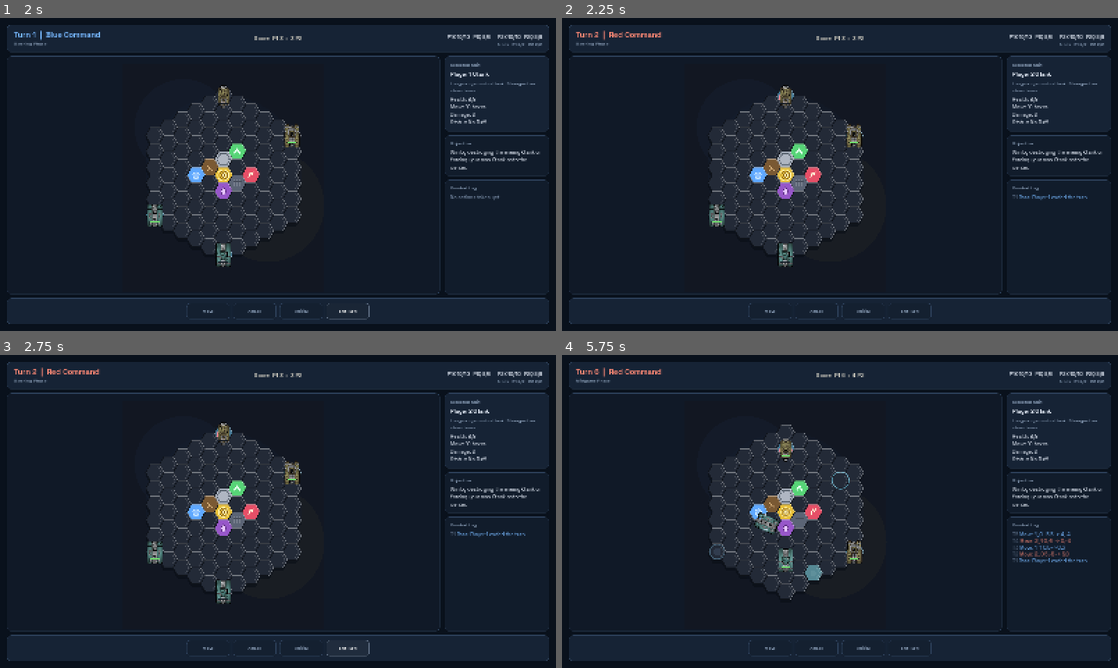
Above: before the commit, frames 1-4 (two rows, left to right).
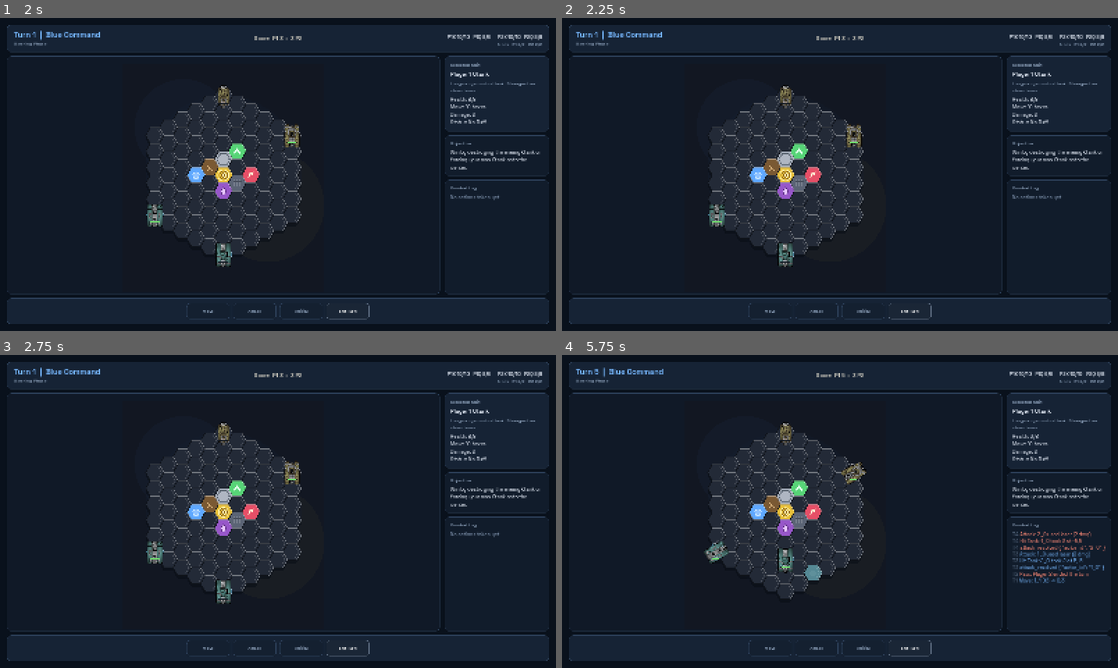
Above: after the commit, the same moments.

Repository: Arvi-Saleque/Hex-Siege-Arena
Game: Godot game, scene res://scenes/boot/boot.tscn
Two runs of this game, one before a commit and one after it. Both use one fixed random seed, a clock stepped at 60 frames per second and the inputs below. Sound files missing from this copy of the repository are replaced by a short silence.
Inputs (mouse positions are in pixels of both pictures, inside the frame that each line leads up to):
- Up to frame 1 (2 s): click "Quick Start Guide" at 0.5 s; click "Start Match" at 1.25 s
- Up to frame 2 (2.25 s): click "End Turn" at 2 s
- Up to frame 3 (2.75 s): no input
- Up to frame 4 (5.75 s): tap Enter at 2.75 s; move the mouse to (962, 495) at 2.77 s; tap M at 2.85 s; click (962, 495) at 2.92 s; tap Space at 3.02, 3.32, 3.77, 4.07, 5, 5.27, 5.57 s; tap P at 3.05, 3.6 s; move the mouse to (728, 527) at 3.52 s; hold A 3.53-4.28 s; tap Z at 3.8, 4.35 s; move the mouse to (895, 442) at 4.27 s; tap R at 4.55, 5.1 s; move the mouse to (812, 574) at 5.02 s; click (812, 574) at 5.17 s; tap H at 5.3 s

Frame 1 is identical in both runs. In frame 2, 0.4% of the frame differs, in the area x 2-95%, y 4-96%; in frame 3, 0.4%; in frame 4, 3.1%, in the area x 2-98%, y 4-96%.

Commit message:
fix: make f3 debug panel an overlay

Diff:
--- a/scripts/ui/match_root.gd
+++ b/scripts/ui/match_root.gd
@@ -241,10 +241,40 @@
 	_event_log.add_theme_font_size_override("normal_font_size", 14)
 	log_layout.add_child(_event_log)
 
+	var overlay_layer := Control.new()
+	overlay_layer.set_anchors_and_offsets_preset(Control.PRESET_FULL_RECT)
+	root_margin.add_child(overlay_layer)
+
+	var overlay_margin := MarginContainer.new()
+	overlay_margin.set_anchors_and_offsets_preset(Control.PRESET_FULL_RECT)
+	overlay_margin.add_theme_constant_override("margin_top", 92)
+	overlay_margin.add_theme_constant_override("margin_right", 0)
+	overlay_margin.add_theme_constant_override("margin_bottom", 88)
+	overlay_layer.add_child(overlay_margin)
+
+	var overlay_row := HBoxContainer.new()
+	overlay_row.size_flags_horizontal = Control.SIZE_EXPAND_FILL
+	overlay_row.size_flags_vertical = Control.SIZE_EXPAND_FILL
+	overlay_margin.add_child(overlay_row)
+
+	var overlay_spacer := Control.new()
+	overlay_spacer.size_flags_horizontal = Control.SIZE_EXPAND_FILL
+	overlay_row.add_child(overlay_spacer)
+
 	_debug_panel = _make_panel_card(COLOR_GOLD.darkened(0.28), COLOR_SURFACE)
 	_debug_panel.visible = false
-	side_rail.add_child(_debug_panel)
-	var debug_margin := _wrap_panel_content(_debug_panel, 16, 14)
+	_debug_panel.custom_minimum_size = Vector2(320, 0)
+	overlay_row.add_child(_debug_panel)
+	var debug_scroll := ScrollContainer.new()
+	debug_scroll.custom_minimum_size = Vector2(0, 360)
+	debug_scroll.size_flags_vertical = Control.SIZE_EXPAND_FILL
+	_debug_panel.add_child(debug_scroll)
+	var debug_margin := MarginContainer.new()
+	debug_margin.add_theme_constant_override("margin_left", 16)
+	debug_margin.add_theme_constant_override("margin_top", 14)
+	debug_margin.add_theme_constant_override("margin_right", 16)
+	debug_margin.add_theme_constant_override("margin_bottom", 14)
+	debug_scroll.add_child(debug_margin)
 	var debug_layout := VBoxContainer.new()
 	debug_layout.add_theme_constant_override("separation", 8)
 	debug_margin.add_child(debug_layout)
@@ -566,7 +596,8 @@
 		_controller_label(AppState.current_match_config.player_one_ai.controller_type),
 		_controller_label(AppState.current_match_config.player_two_ai.controller_type),
 	]
-	_debug_panel.visible = _debug_visible
+	if _debug_panel != null:
+		_debug_panel.visible = _debug_visible
 
 	_preview_label.text = _objective_text()
 
@@ -1334,37 +1365,37 @@
 		KEY_F3:
 			_debug_visible = not _debug_visible
 			_refresh_view()
-			get_viewport().set_input_as_handled()
+			accept_event()
 		KEY_M:
 			if not _move_button.disabled:
 				_on_move_mode_pressed()
-				get_viewport().set_input_as_handled()
+				accept_event()
 		KEY_A:
 			if not _attack_button.disabled:
 				_on_attack_mode_pressed()
-				get_viewport().set_input_as_handled()
+				accept_event()
 		KEY_P:
 			if not _pass_button.disabled:
 				_on_pass_pressed()
-				get_viewport().set_input_as_handled()
+				accept_event()
 		KEY_SPACE:
 			if not _ai_move_button.disabled:
 				_on_ai_move_pressed()
-				get_viewport().set_input_as_handled()
+				accept_event()
 		KEY_Z:
 			if not _autoplay_button.disabled:
 				_on_autoplay_pressed()
-				get_viewport().set_input_as_handled()
+				accept_event()
 		KEY_R:
 			if not _presentation_locked:
 				_on_reset_pressed()
-				get_viewport().set_input_as_handled()
+				accept_event()
 		KEY_H:
 			get_tree().change_scene_to_file(AppState.HELP_SCENE)
-			get_viewport().set_input_as_handled()
+			accept_event()
 		KEY_ESCAPE:
 			get_tree().change_scene_to_file(MENU_SCENE)
-			get_viewport().set_input_as_handled()
+			accept_event()
 
 
 func _wire_button_audio(button: Button, use_back_sound: bool = false) -> void:
Not shown, changed: update.md
